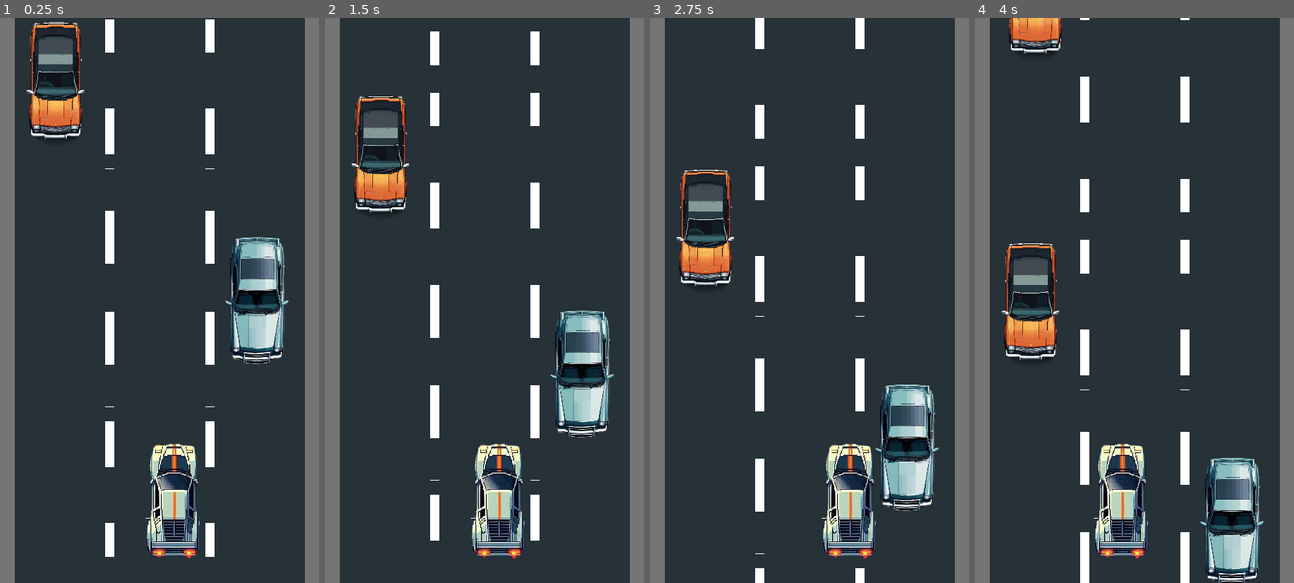
Above: before the commit, frames 1-4 (left to right).
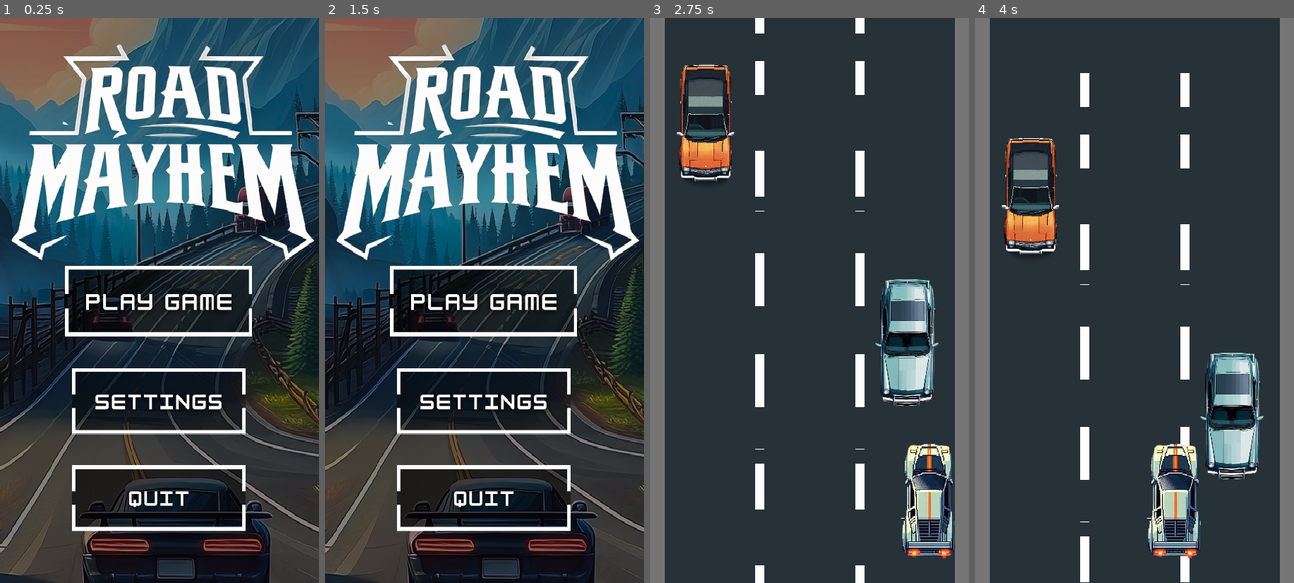
Above: after the commit, the same moments.

Repository: schadha2w/RoadMayhem
Game: Godot game, scene res://Scene/menu.tscn
Same seed, same stepped clock (60 frames per second), same inputs: the game is played once before the commit and once after it. Before the commit the project starts from res://Scene/main.tscn. Sound files missing from this copy of the repository are replaced by a short silence.
Inputs (mouse positions are in pixels of both pictures, inside the frame that each line leads up to):
- Up to frame 1 (0.25 s): no input
- Up to frame 2 (1.5 s): click (484, 402) at 0.52 s; click (484, 300) at 1.27 s
- Up to frame 3 (2.75 s): hold Right (ui_right) from 2.03 s (still down)
- Up to frame 4 (4 s): release Right (ui_right) at 2.78 s; hold Left (ui_left) 2.78-3.53 s; hold Right (ui_right) from 3.53 s (still down)

The runs differ from the first frame. In frame 1, 82% of the frame differs, in the area x 0-100%, y 0-100%; in frame 2, 81%; in frame 3, 16%; in frame 4, 18%.

Commit message:
lowered button sfx volume
and changed pitch

Diff:
--- a/Scene/menu.tscn
+++ b/Scene/menu.tscn
@@ -46,6 +46,8 @@
 [node name="AudioStreamPlayer2D" type="AudioStreamPlayer2D" parent="MainMenu1"]
 position = Vector2(-135, -45)
 stream = ExtResource("3_juuvi")
+volume_db = -19.446
+pitch_scale = 2.52
 
 [node name="AudioStreamPlayer2D" type="AudioStreamPlayer2D" parent="."]
 stream = ExtResource("3_a402u")
--- a/Scripts/menu.gd
+++ b/Scripts/menu.gd
@@ -1,29 +1,29 @@
 extends Control
 
-# Reference buttons
+
 @onready var play_button: Button = $MainMenu1/PlayButton
 @onready var exit_button: Button = $MainMenu1/ExitButton
 @onready var settings_button: Button = $MainMenu1/SettingsButton
 
-# Reference the AudioStreamPlayer2D node inside MainMenu1
+
 @onready var button_sound_player: AudioStreamPlayer2D = $MainMenu1/AudioStreamPlayer2D
 
-# To store the next action after the sound finishes
-var next_action: Callable = Callable()  # Use an empty Callable as the default
+
+var next_action: Callable = Callable()
 
 func _ready() -> void:
-	# Debugging to ensure nodes are correctly referenced
+
 	print("Play button:", play_button)
 	print("Exit button:", exit_button)
 	print("Settings button:", settings_button)
 	print("AudioStreamPlayer2D:", button_sound_player)
 
-	# Connect button signals
+
 	play_button.connect("pressed", Callable(self, "_on_play_button_pressed"))
 	exit_button.connect("pressed", Callable(self, "_on_exit_button_pressed"))
 	settings_button.connect("pressed", Callable(self, "_on_settings_button_pressed"))
 
-	# Connect the finished signal of the AudioStreamPlayer2D to handle when the sound is done
+
 	button_sound_player.connect("finished", Callable(self, "_on_sound_finished"))
 
 func _on_play_button_pressed() -> void:
@@ -36,23 +36,23 @@
 
 func _on_settings_button_pressed() -> void:
 	_play_button_sound()
-	next_action = Callable()  # No action needed, so assign an empty Callable
+	next_action = Callable()
 
-# Helper function to play the button sound
+
 func _play_button_sound() -> void:
 	if button_sound_player.is_playing():
 		button_sound_player.stop()
 	button_sound_player.play()
 
-# Called when the sound finishes playing
+
 func _on_sound_finished() -> void:
 	if next_action.is_valid():
 		next_action.call()
 
-# Change to the main game scene
+
 func _change_to_game_scene() -> void:
 	get_tree().change_scene_to_file("res://scene/main.tscn")
 
-# Quit the game
+
 func _quit_game() -> void:
 	get_tree().quit()
--- a/project.godot
+++ b/project.godot
@@ -11,7 +11,7 @@
 [application]
 
 config/name="Road Mayhem"
-run/main_scene="res://Scene/main.tscn"
+run/main_scene="res://Scene/menu.tscn"
 config/features=PackedStringArray("4.3", "Forward Plus")
 config/icon="res://icon.svg"
 
Not shown: 1 places in Scene/main.tscn that only renumber resources
